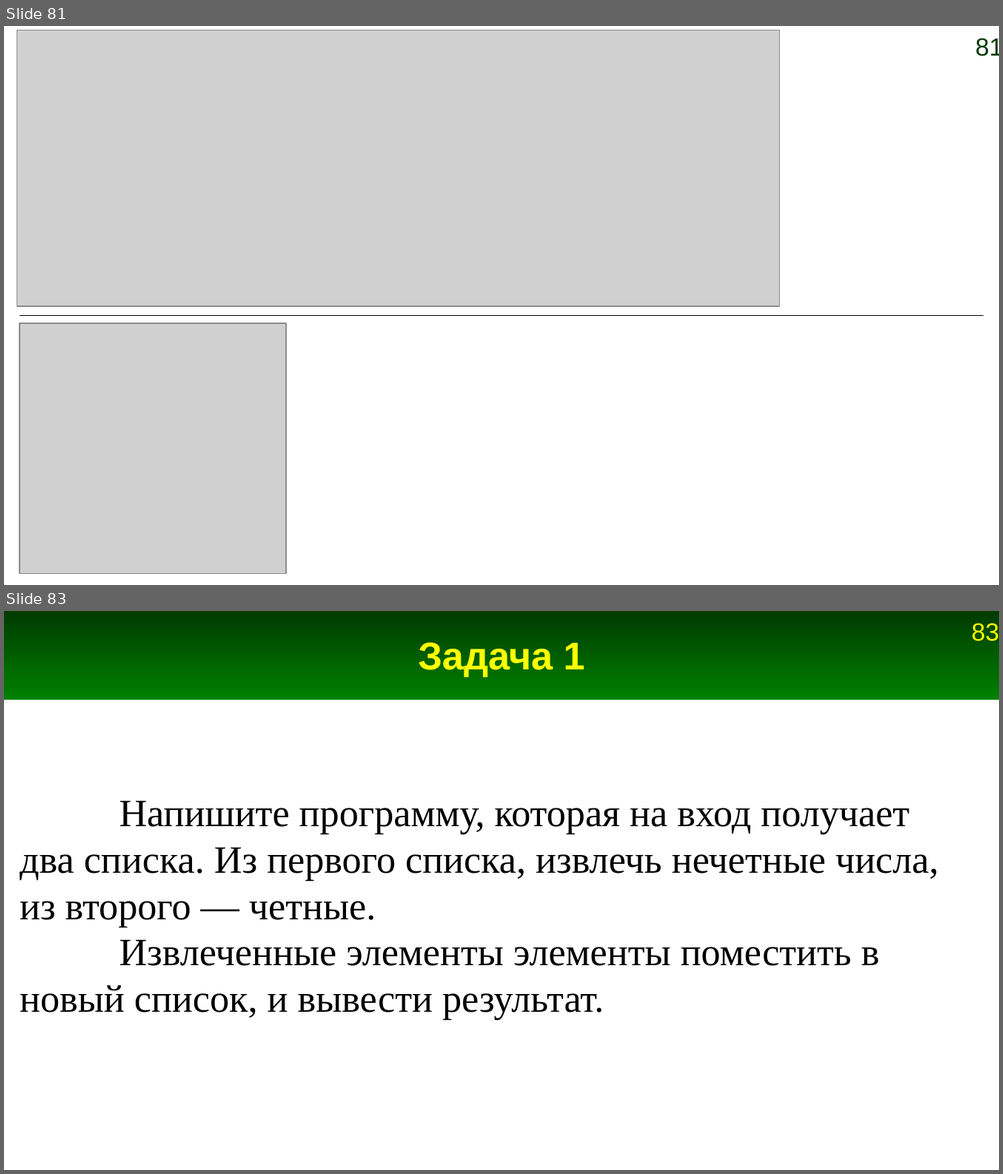
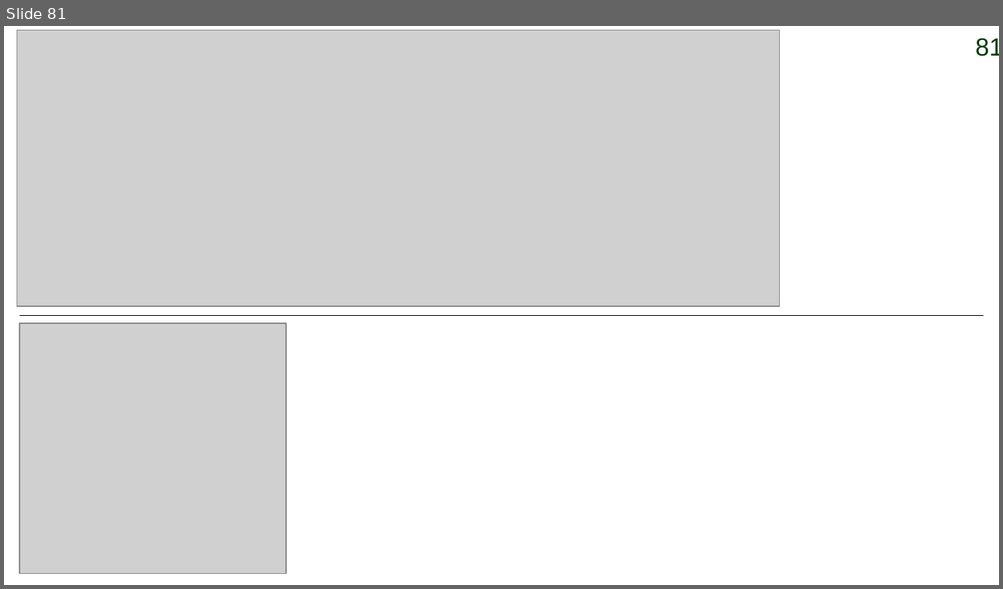
Before and after one commit to Jenyay/python-lectures, a slide deck: presentations/04. Basic data structures. Lists.odp. Shown one above the other, each under a label of ours: slides 81 and 83 before the commit, slide 81 after it; the slides between them are not shown. The pictures are 1003x1174 and 1003x589 pixels, drawn with LibreOffice and Linux fonts; fonts in the diff are those of the drawing; grey boxes stand for pictures. Boxes give left, top, right and bottom in pixels: in the first picture for what was removed or moved away, otherwise in the second. Text is boxed around its words. In the diff, an @@ line names an element or a change of style, - is before the commit and + after.

```diff
--- a/presentations/04. Basic data structures. Lists.odp
+++ b/presentations/04. Basic data structures. Lists.odp
@@ slide 83 removed at (x1=4, y1=611, x2=999, y2=1170), background #FFFFFF @@
@@ rectangle removed at (x1=4, y1=611, x2=999, y2=700) @@
@@ page number removed at (x1=971, y1=623, x2=999, y2=641) @@
-83
@@ title removed at (x1=418, y1=642, x2=585, y2=677) @@
-Задача 1
@@ text removed at (x1=20, y1=800, x2=939, y2=1020) @@
-Напишите программу, которая на вход получает два списка. Из первого списка, извлечь нечетные числа, из второго — четные.
-Извлеченные элементы элементы поместить в новый список, и вывести результат.
```
Also in this commit, not shown: 4 other slides removed, 3 other files.
